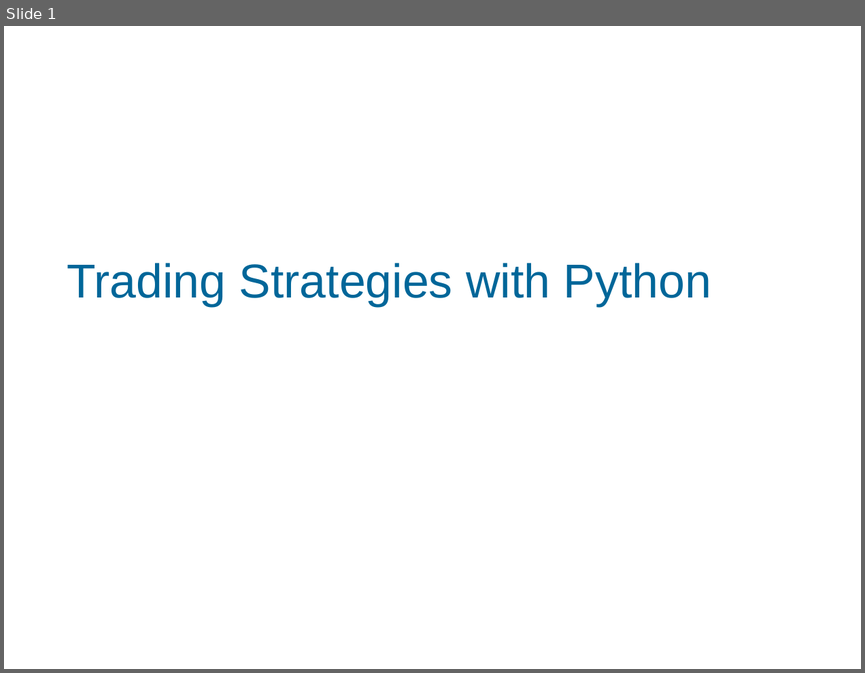
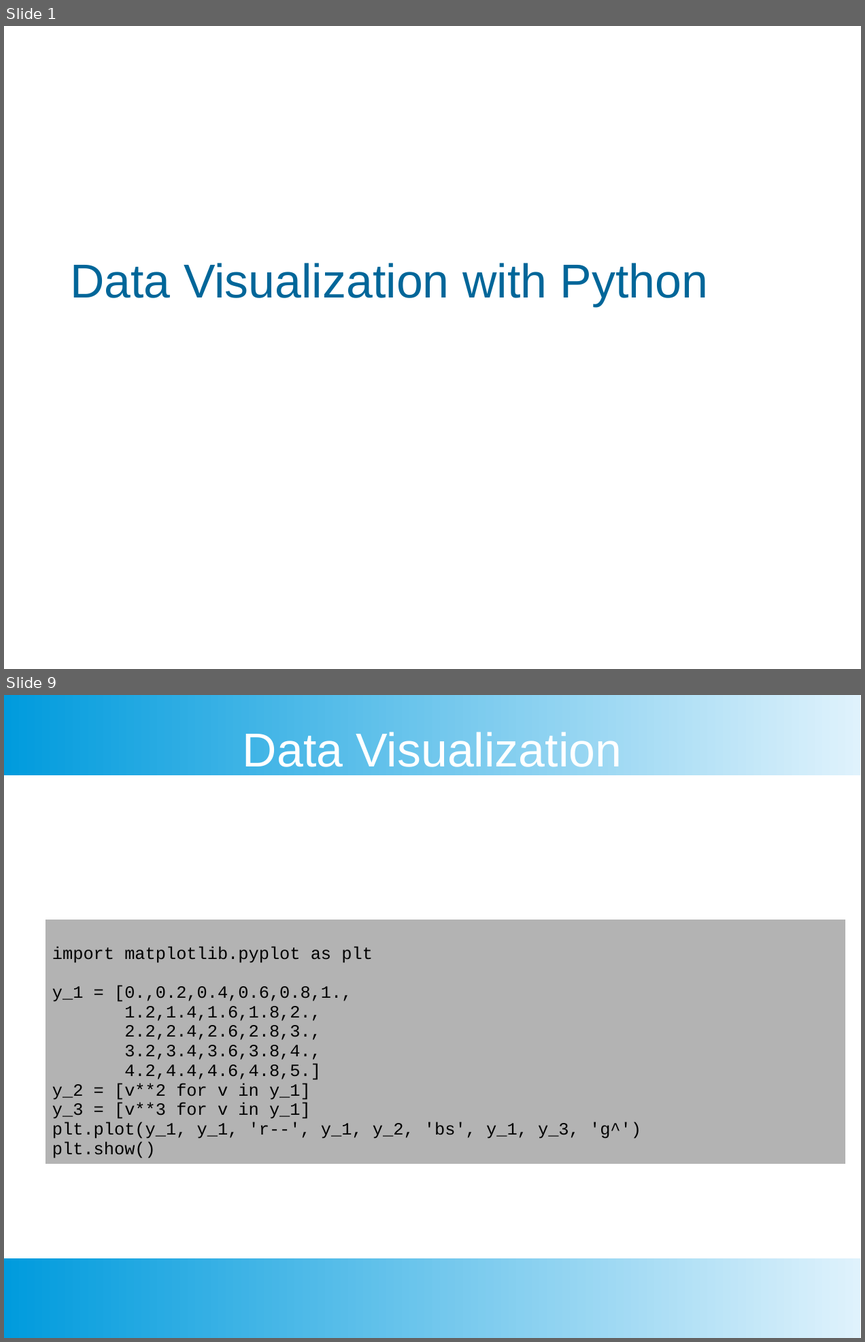
Before and after one commit to chankeypathak/CitiDataScience, a slide deck: marketanalyst/docs/Module 4.pptx. Shown one above the other, each under a label of ours: slide 1 before the commit, slides 1 and 9 after it; the slides between them are not shown. The pictures are 865x673 and 865x1342 pixels, drawn with LibreOffice and Linux fonts; fonts in the diff are those of the drawing; background and template pictures are left out. Boxes give left, top, right and bottom in pixels: in the first picture for what was removed or moved away, otherwise in the second. Text is boxed around its words. In the diff, an @@ line names an element or a change of style, - is before the commit and + after.

```diff
--- a/marketanalyst/docs/Module 4.pptx
+++ b/marketanalyst/docs/Module 4.pptx
@@ slide 9 added at [4, 695, 861, 1338], background #FFFFFF @@
@@ rectangle added at [4, 695, 861, 775], fill gradient #DFF2FC to #009BDD @@
@@ text added at [243, 728, 622, 775], 44 pt, text #FFFFFF @@
+Data Visualization
@@ table added at [44, 919, 845, 1161], 1 rows, 1 columns @@
+import matplotlib.pyplot as plt / y_1 = [0.,0.2,0.4,0.6,0.8,1., / 1.2,1.4,1.6,1.8,2., / 2.2,2.4,2.6,2.8,3., / 3.2,3.4,3.6,3.8,4., / 4.2,4.4,4.6,4.8,5.] / y_2 = [v**2 for v in y_1] / y_3 = [v**3 for v in y_1] / plt.plot(y_1, y_1, 'r--', y_1, y_2, 'bs', y_1, y_3, 'g^') / plt.show()
@@ rectangle added at [4, 1258, 861, 1338], fill gradient #DFF2FC to #009BDD @@
@@ slide 1 changed as well @@
@@ text at [70, 263, 708, 306]: text changed @@
-Trading Strategies with Python
+Data Visualization with Python
```
Also in this commit, not shown: 6 other slides changed, 18 other slides added, 17 slides removed, 31 other files.
